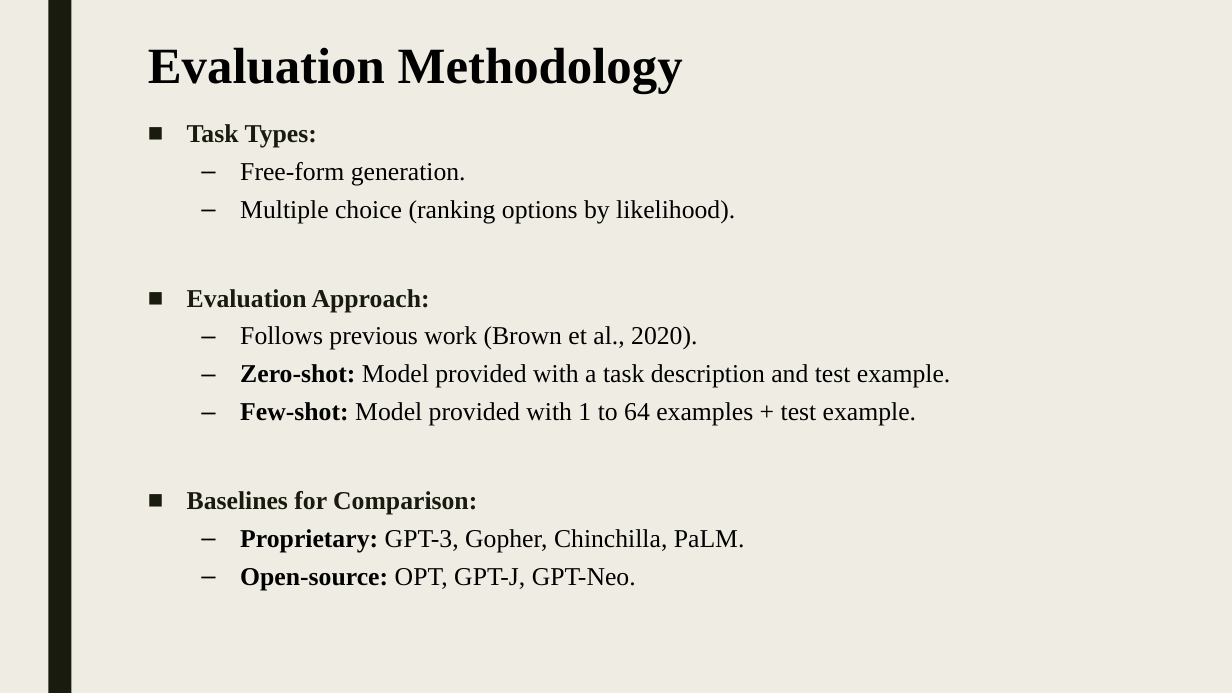
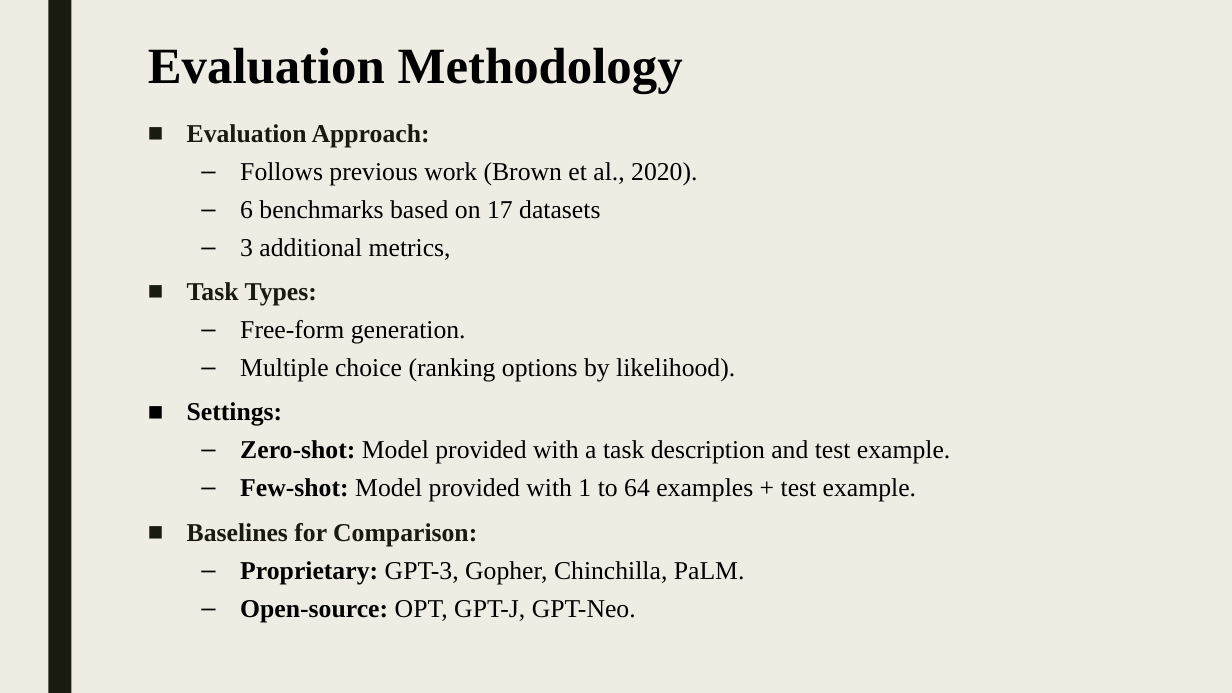
Before and after one commit to shlomi1993/llm-from-scratch, a slide deck: slide 2 of presentation/Lecture Slides.pptx. Drawn at 1232x693 pixels with LibreOffice and Linux fonts; fonts in the diff are those of the drawing. Boxes give left, top, right and bottom in pixels: in the first picture for what was removed or moved away, otherwise in the second. Text is boxed around its words. In the diff, an @@ line names an element or a change of style, - is before the commit and + after.

```diff
--- a/presentation/Lecture Slides.pptx
+++ b/presentation/Lecture Slides.pptx
@@ text at (187, 124, 697, 260): paragraphs added @@
+■ Evaluation Approach:
+  – Follows previous work (Brown et al., 2020).
+  – 6 benchmarks based on 17 datasets
+  – 3 additional metrics,
@@ text at (187, 402, 283, 426): text changed; bold on @@
-■ Evaluation Approach:
-  – Follows previous work (Brown et al., 2020).
+■ Settings:
```
Also in this commit, not shown: 2 other slides changed, 1 other file.
